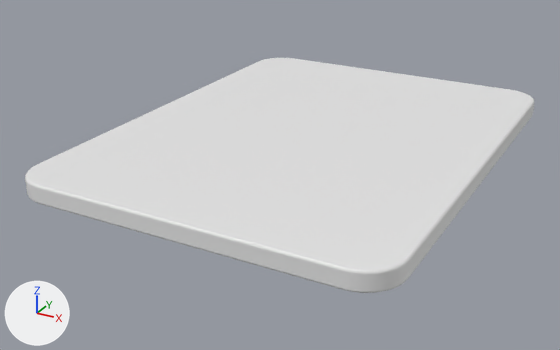
The Blender file Assets/3D Models/tablet.blend, before and after one commit.
The view is the same before and after, from a camera (50 mm lens) standing at (1.84, -3.72, 1.59) and looking at (-0.11, -0.16, -0.19). Arrows for +X, +Y and +Z are at lower left; the lights stay in place.

Objects in the first picture: 'Tablet'.
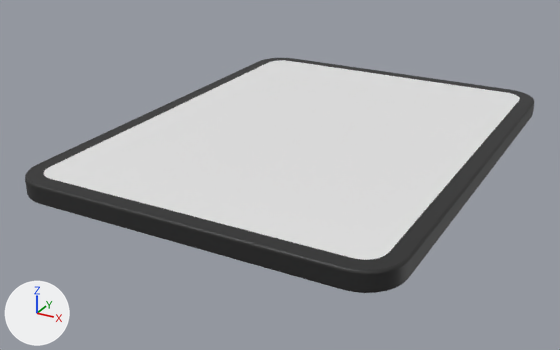
Location of each change, [x1, y1, x2, y2] in pixels of the pictures (560 x 350 px):
'Tablet', recoloured (white to black)
    both: [25, 58, 534, 293]

The change in detail:
Material 'Tabet' (mat_tabet) changes colour from white #e7e7e7 to black #262626; in linear values from (0.8, 0.8, 0.8) to (0.0194, 0.0194, 0.0194).
